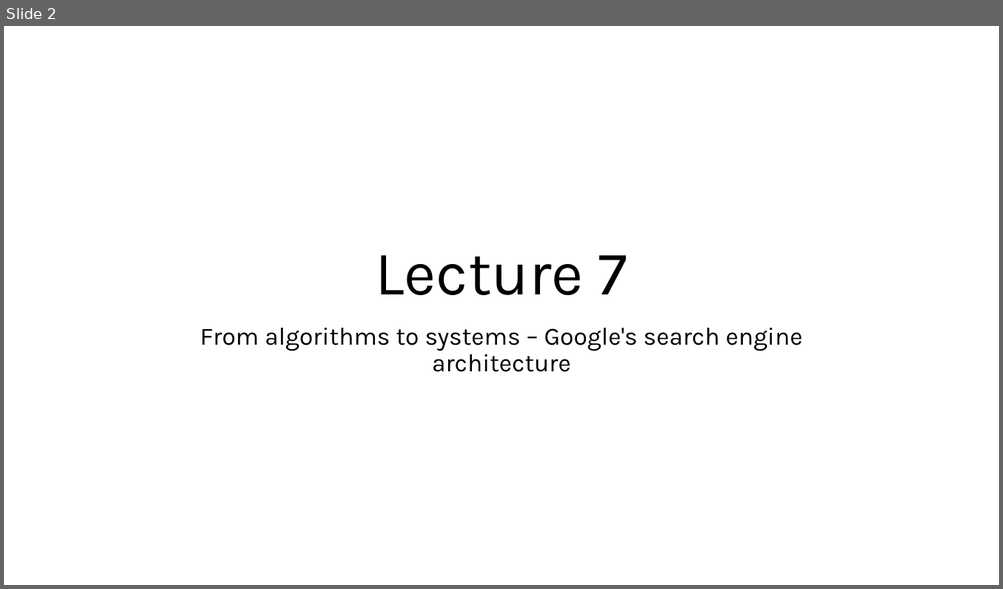
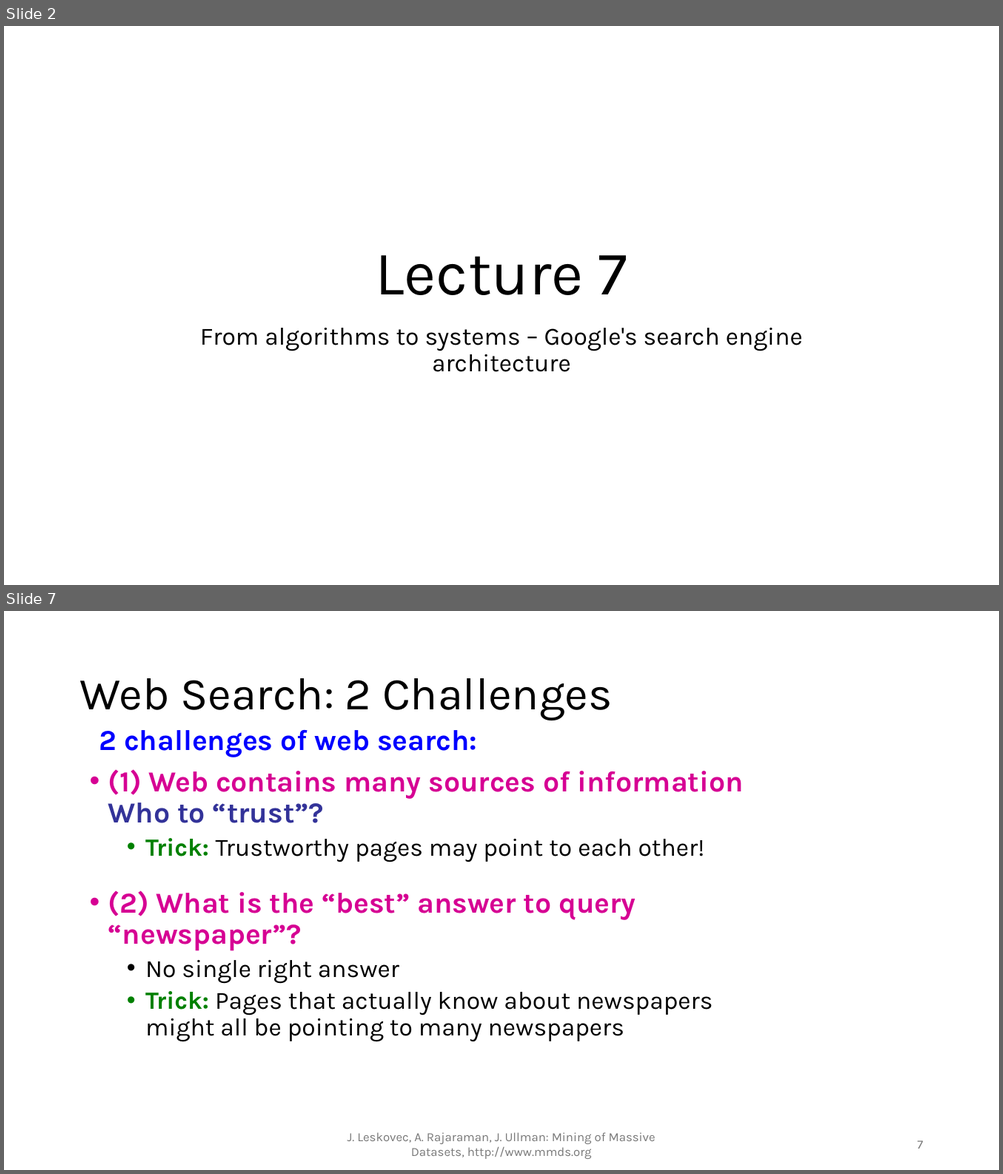
Before and after one commit to aregm/system-design-course, a slide deck: docs/Lecture 7.pptx. Shown one above the other, each under a label of ours: slide 2 before the commit, slides 2 and 7 after it; the slides between them are not shown. The pictures are 1003x589 and 1003x1174 pixels, drawn with LibreOffice and Linux fonts; fonts in the diff are those of the drawing. Boxes give left, top, right and bottom in pixels: in the first picture for what was removed or moved away, otherwise in the second. Text is boxed around its words. In the diff, an @@ line names an element or a change of style, - is before the commit and + after.

```diff
--- a/docs/Lecture 7.pptx
+++ b/docs/Lecture 7.pptx
@@ slide 7 added at (4, 611, 999, 1170), background #FFFFFF @@
@@ title added at (79, 678, 612, 721), 44 pt, text #000000 @@
+Web Search: 2 Challenges
@@ text added at (99, 729, 743, 1042), 24 pt, text #000000, bold @@
+2 challenges of web search:
+• (1) Web contains many sources of information
+  Who to “trust”?
+  • Trick: Trustworthy pages may point to each other!
+• (2) What is the “best” answer to query “newspaper”?
+  • No single right answer
+  • Trick: Pages that actually know about newspapers might all be pointing to many newspapers
@@ text added at (347, 1133, 655, 1159), 12 pt, text #797979 @@
+J. Leskovec, A. Rajaraman, J. Ullman: Mining of Massive Datasets, http://www.mmds.org
@@ page number added at (917, 1141, 923, 1149), 12 pt, text #797979 @@
+7
```
Also in this commit, not shown: 1 slide changed, 66 other slides added, 1 slide removed.
